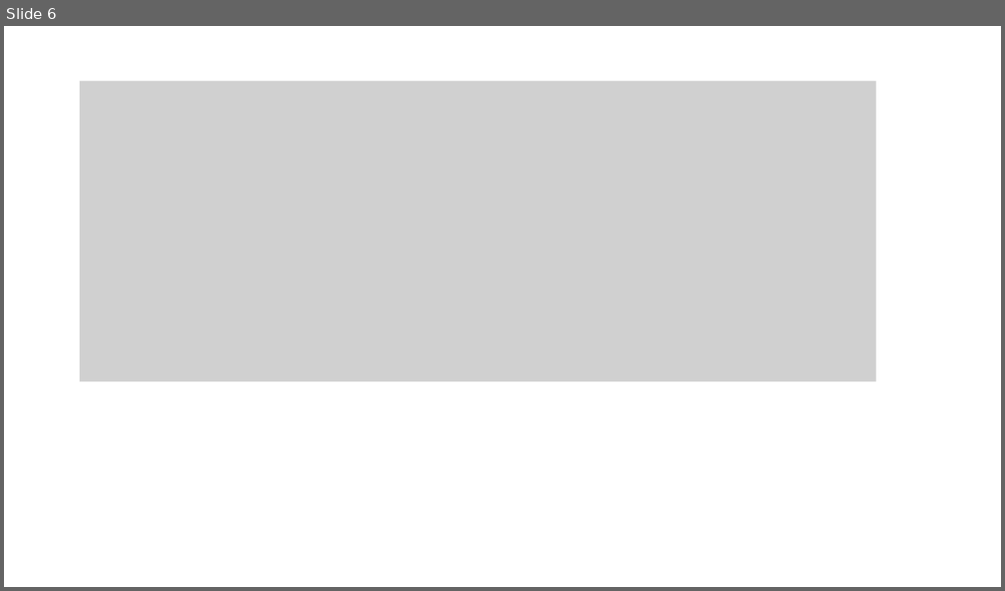
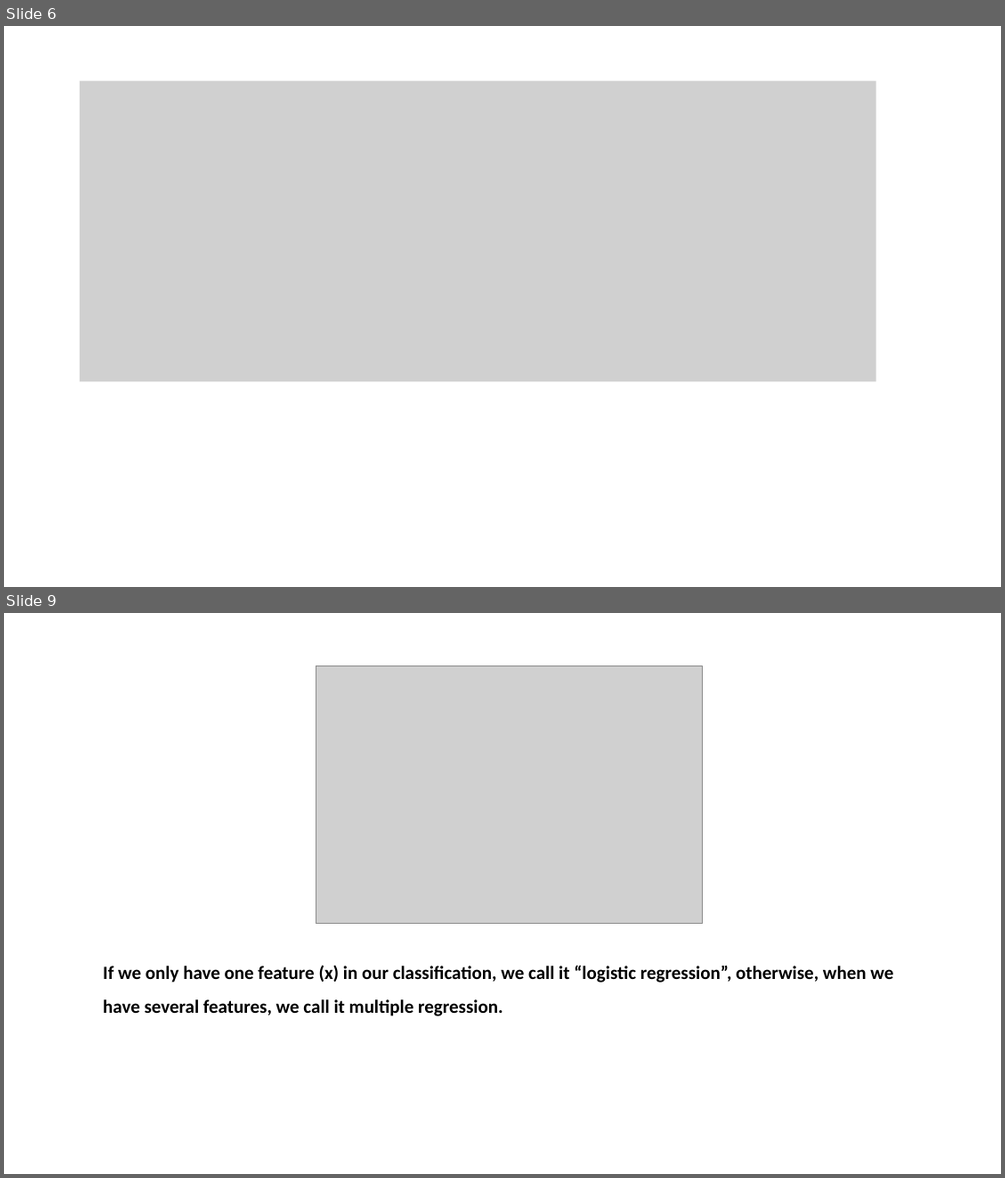
Before and after one commit to Asieh-Daneshi/MachineLearningMaterial, a slide deck: S2_Session2.pptx. Shown one above the other, each under a label of ours: slide 6 before the commit, slides 6 and 9 after it; the slides between them are not shown. The pictures are 1005x591 and 1005x1178 pixels, drawn with LibreOffice and Linux fonts; fonts in the diff are those of the drawing; grey boxes stand for pictures. Boxes give left, top, right and bottom in pixels: in the first picture for what was removed or moved away, otherwise in the second. Text is boxed around its words. In the diff, an @@ line names an element or a change of style, - is before the commit and + after.

```diff
--- a/S2_Session2.pptx
+++ b/S2_Session2.pptx
@@ slide 9 added at (x1=4, y1=613, x2=1001, y2=1174), background #FFFFFF @@
@@ picture added at (x1=316, y1=666, x2=703, y2=923) @@
@@ text added at (x1=103, y1=965, x2=893, y2=1016), 18 pt, text #000000, bold @@
+If we only have one feature (x) in our classification, we call it “logistic regression”, otherwise, when we have several features, we call it multiple regression.
```
Also in this commit, not shown: 2 other slides added.
